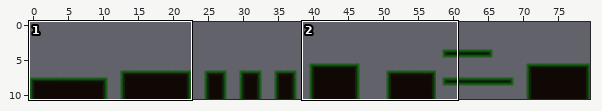
Tiled map -- levels/level_data/Level 1.tmx. Above: a wide view before the commit, with the close-up outlined.
Close-up. As it was:
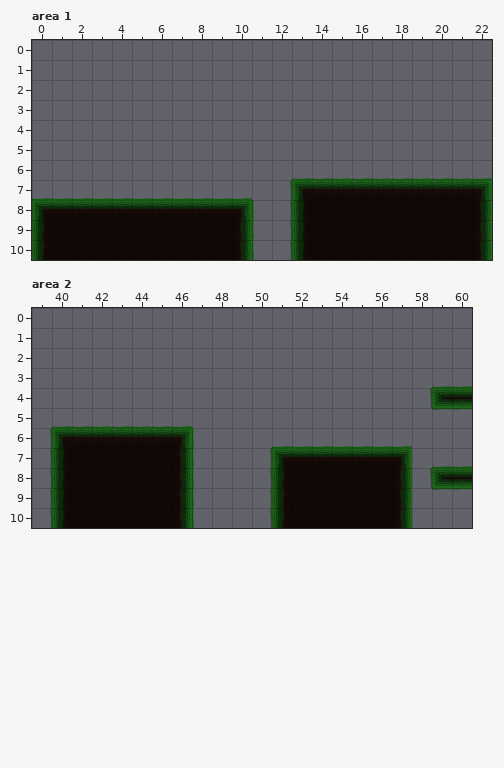
Cells are 64x64 px. Shown: area 1 x 0..22, y 0..10; area 2 x 39..60, y 0..10. The commit also changed other parts of the map, which this record leaves out.
After:
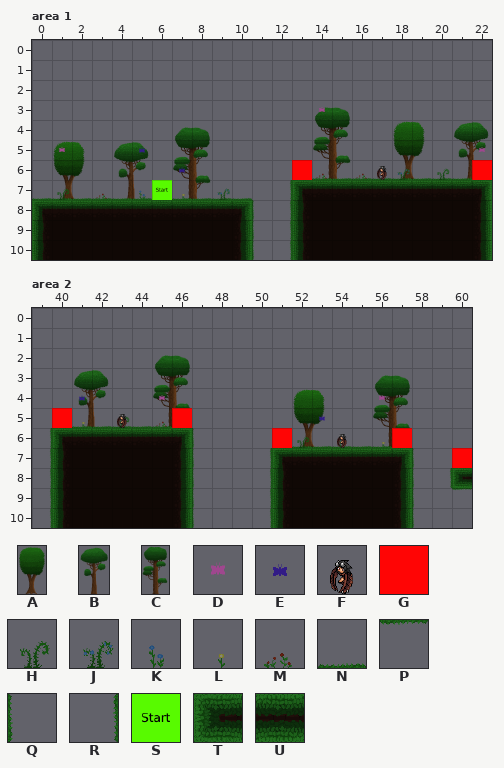
Key: from "bg_trees_tiles": A 0 "1", B 1 "bg_tree_2", C 2 "bg_tree_3"; from "butterflies_tiles": D 0, E 1; from "enemy_tiles": F 0, G 1; from "flowers_tiles": H 0, J 1, K 2, L 3, M 4; from "grass_tiles": N 0, P 1, Q 2, R 3; from "player_tiles": S 0; from "terrain": T 12, U 13.
_ is an empty cell.
Tiles of an added or newly shown layer are drawn over the layers below it.
Changes in this commit:
Layer "bg_trees" (added), area 1:
y 6: x 14 _ -> C; x 18 _ -> A; x 21 _ -> B
y 7: x 1 _ -> A; x 4 _ -> B; x 7 _ -> C
Layer "flowers" (added), area 1:
y 6: x 14 _ -> M; x 16 _ -> M; x 18 _ -> J; x 20 _ -> H
y 7: x 1 _ -> H; x 3 _ -> M; x 5 _ -> K; x 7 _ -> L; x 9 _ -> J
Layer "butterflies" (added), area 1:
y 3: x 14 _ -> D
y 5: x 1 _ -> D; x 5 _ -> E; x 22 _ -> D
y 6: x 7 _ -> E
Layer "enemy" (added), area 1:
y 6: x 17 _ -> F
Layer "constraints" (added), area 1:
y 6: x 13 _ -> G; x 22 _ -> G
Layer "player" (added), area 1:
y 7: x 6 _ -> S
Layer "bg_trees" (added), area 2:
y 5: x 41 _ -> B; x 45 _ -> C
y 6: x 52 _ -> A; x 56 _ -> C
Layer "terrain", area 2:
y 4: x 59..60 TU -> __
y 8: x 59..60 TU -> _T
Layer "grass", area 2:
y 3: x 59..60 NN -> __
y 4: x 58 R -> _
y 5: x 59..60 PP -> __
y 7: x 58..59 _N -> Q_
y 8: x 58..59 R_ -> QR
y 9: x 58..59 _P -> Q_
y 10: x 58 _ -> Q
Layer "flowers" (added), area 2:
y 5: x 41 _ -> L; x 43 _ -> H; x 45 _ -> M
y 6: x 52 _ -> H; x 54 _ -> K; x 56 _ -> L
Layer "butterflies" (added), area 2:
y 4: x 41 _ -> E; x 45 _ -> D; x 56 _ -> D
y 5: x 53 _ -> E
Layer "enemy" (added), area 2:
y 5: x 43 _ -> F
y 6: x 54 _ -> F
Layer "constraints" (added), area 2:
y 5: x 40 _ -> G; x 46 _ -> G
y 6: x 51 _ -> G; x 57 _ -> G
y 7: x 60 _ -> G
